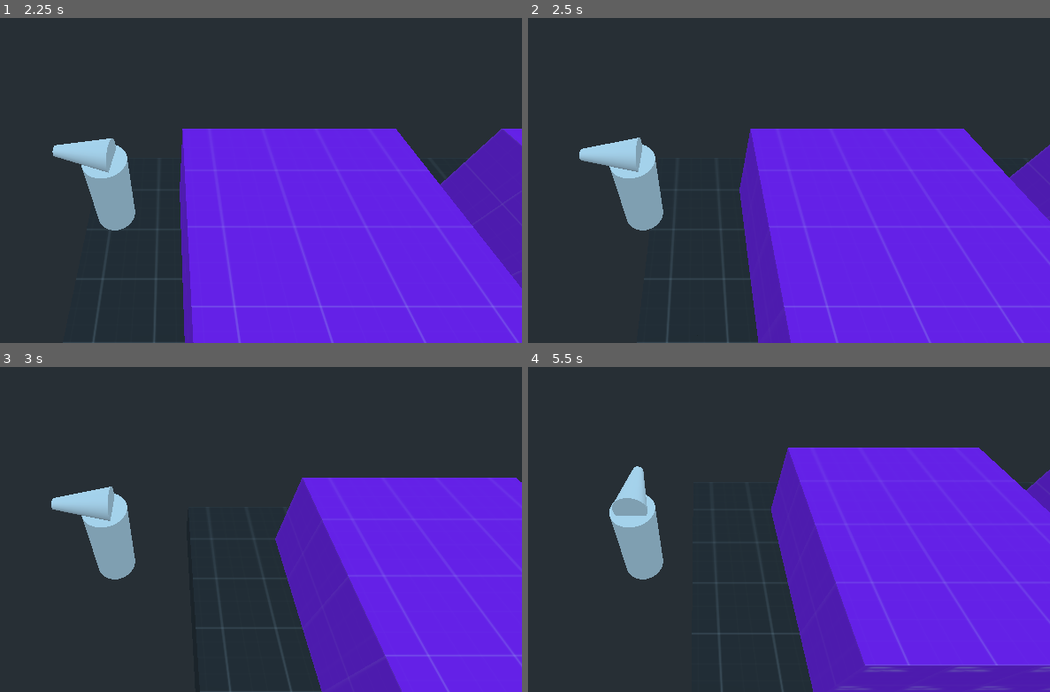
Above: before the commit, frames 1-4 (two rows, left to right).
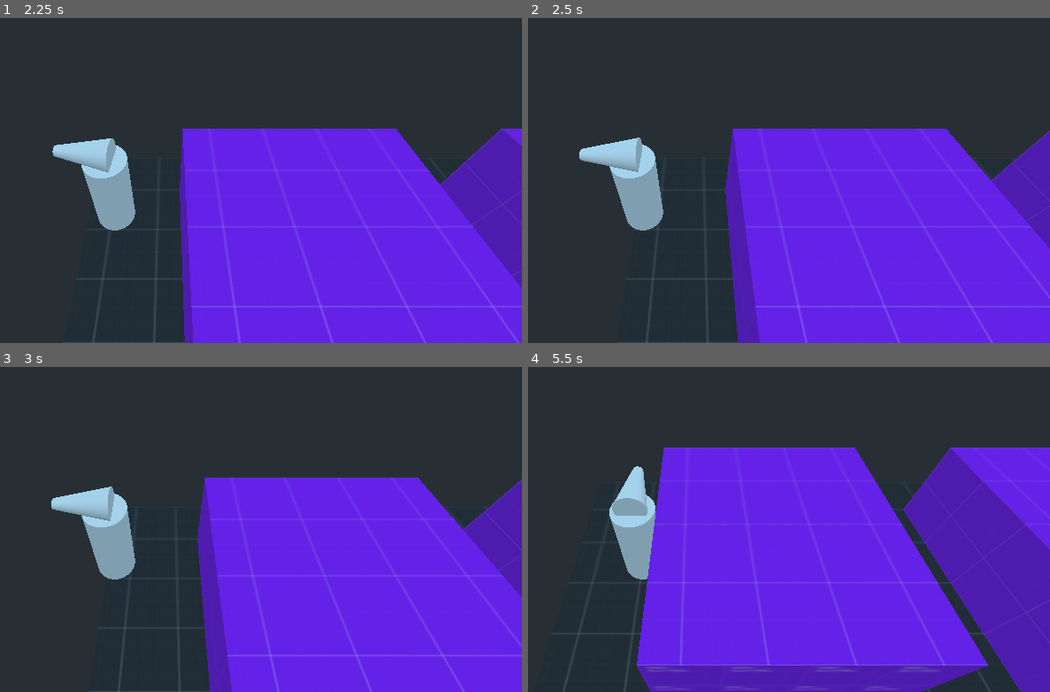
Above: after the commit, the same moments.

Repository: crystal-bit/games-mimcry-metal-gear-solid
Game: Godot game, scene res://scenes/gameplay/gameplay.tscn
The game is run twice, just before and just after one commit, with the same random seed, the same clock (stepped at 60 frames per second) and the same inputs.
Inputs:
- Up to frame 1 (2.25 s): tap Enter at 0.5 s; hold Up (ui_up) 0.53-2.03 s; hold Left (ui_left) from 2.03 s (still down)
- Up to frame 2 (2.5 s): keep holding Left (ui_left)
- Up to frame 3 (3 s): keep holding Left (ui_left)
- Up to frame 4 (5.5 s): release Left (ui_left) at 3.53 s; hold Down (ui_down) 3.53-4.28 s; hold Right (ui_right) 4.28-5.03 s; hold Up (ui_up) from 5.03 s (still down)

Frame 1 is identical in both runs. In frame 2, 7.5% of the frame differs, in the area x 16-100%, y 34-100%; in frame 3, 23%; in frame 4, 42%, in the area x 6-100%, y 24-100%.

Commit message:
Update map boundaries

Diff:
--- a/scenes/gameplay/gameplay.tscn
+++ b/scenes/gameplay/gameplay.tscn
@@ -34,8 +34,6 @@
 item/1/shapes = [ SubResource( 9 ), Transform( 1, 0, 0, 0, 1, 0, 0, 0, 1, 0, 0, 0 ) ]
 item/1/navmesh_transform = Transform( 1, 0, 0, 0, 1, 0, 0, 0, 1, 0, 0, 0 )
 
-[sub_resource type="PhysicsMaterial" id=8]
-
 [sub_resource type="BoxShape" id=5]
 extents = Vector3( 0.45, 1, 0.45 )
 
@@ -54,9 +52,18 @@
 "_edit_lock_": true
 }
 
-[node name="GridMap" type="GridMap" parent="."]
+[node name="Map" type="Spatial" parent="."]
+
+[node name="Boundaries" type="CSGBox" parent="Map"]
+transform = Transform( 1, 0, 0, 0, 1, 0, 0, 0, 1, 4.48368, 1.86319, -7.17388 )
+visible = false
+use_collision = true
+width = 13.4996
+height = 2.79065
+depth = 14.9026
+
+[node name="GridMap" type="GridMap" parent="Map"]
 mesh_library = SubResource( 2 )
-physics_material = SubResource( 8 )
 cell_size = Vector3( 1, 1, 1 )
 data = {
 "cells": PoolIntArray( 0, 65522, 0, 1, 65522, 0, 2, 65522, 0, 3, 65522, 0, 4, 65522, 0, 5, 65522, 0, 6, 65522, 0, 7, 65 …(4636 unchanged characters)…
@@ -83,6 +90,7 @@
 [node name="MeshInstance" type="MeshInstance" parent="Player"]
 transform = Transform( -4.37114e-08, 0, -1, 0, 1, 0, 1, 0, -4.37114e-08, 0, 0, 0 )
 mesh = SubResource( 4 )
+material/0 = null
 __meta__ = {
 "_edit_lock_": true
 }
@@ -90,10 +98,8 @@
 [node name="MeshInstance" type="MeshInstance" parent="Player/MeshInstance"]
 transform = Transform( 0.5, 0, 0, 0, -2.18557e-08, 0.5, 0, -0.5, -2.18557e-08, 0, 1.04522, -0.359028 )
 mesh = SubResource( 10 )
+material/0 = null
 
 [node name="Camera" type="Camera" parent="Player"]
 transform = Transform( 1, 0, 0, 0, 0.707107, 0.707107, 0, -0.707107, 0.707107, 1.12576, 4.90051, 3.38973 )
 current = true
-
-[node name="Boundaries" type="StaticBody" parent="."]
-transform = Transform( 1, 0, 0, 0, 1, 0, 0, 0, 1, -0.506655, 0, 0 )
Not shown: 1 places in scenes/gameplay/gameplay.tscn that only renumber resources
